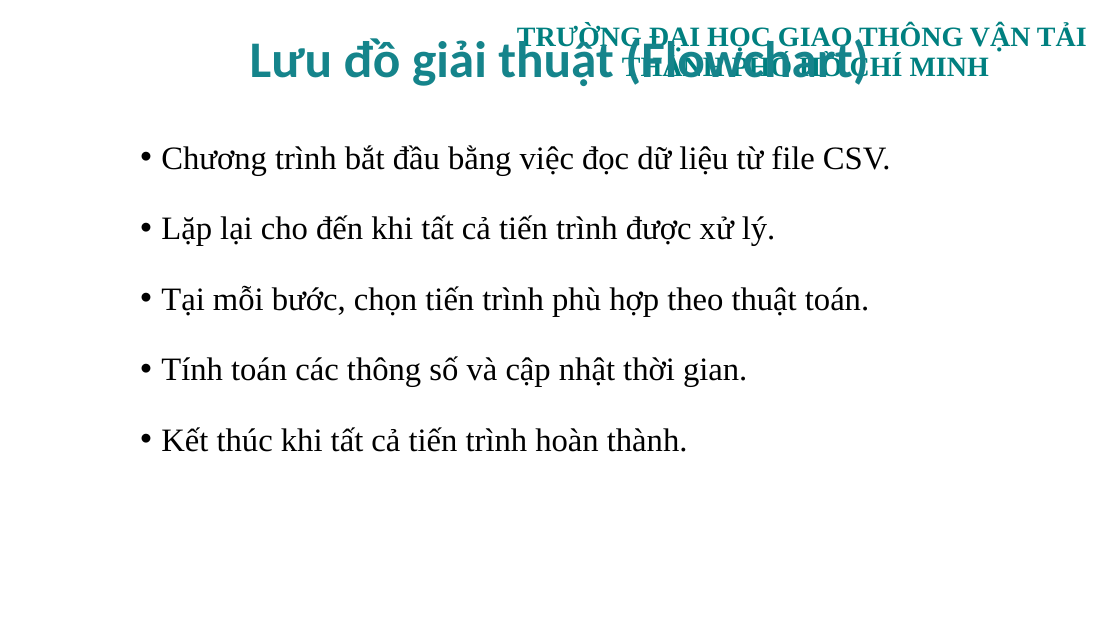
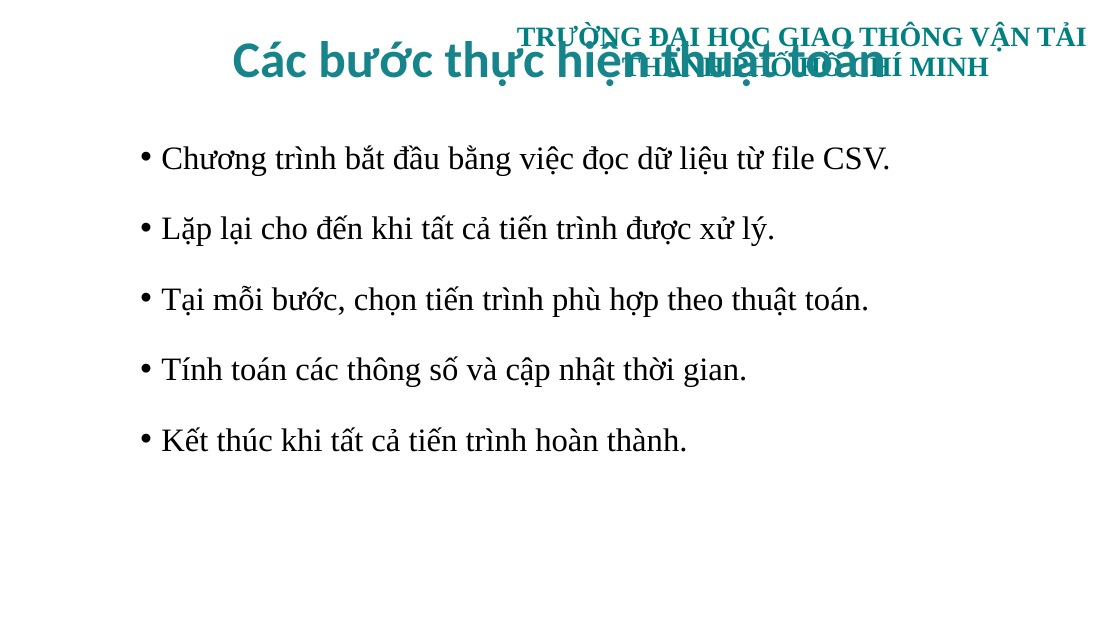
Before and after one commit to tkimngan040/OS_Group08_OS_SCH_04, a slide deck: slide 6 of PPTX/OS_SCH_04_GROUP08.pptx. Drawn at 1120x630 pixels with LibreOffice and Linux fonts; fonts in the diff are those of the drawing; background and template pictures are left out. Boxes give left, top, right and bottom in pixels: in the first picture for what was removed or moved away, otherwise in the second. Text is boxed around its words. In the diff, an @@ line names an element or a change of style, - is before the commit and + after.

Commit message:
edit ppt

```diff
--- a/PPTX/OS_SCH_04_GROUP08.pptx
+++ b/PPTX/OS_SCH_04_GROUP08.pptx
@@ title at bbox=[233, 35, 886, 86]: text changed @@
-Lưu đồ giải thuật (Flowchart)
+Các bước thực hiện thuật toán
```
